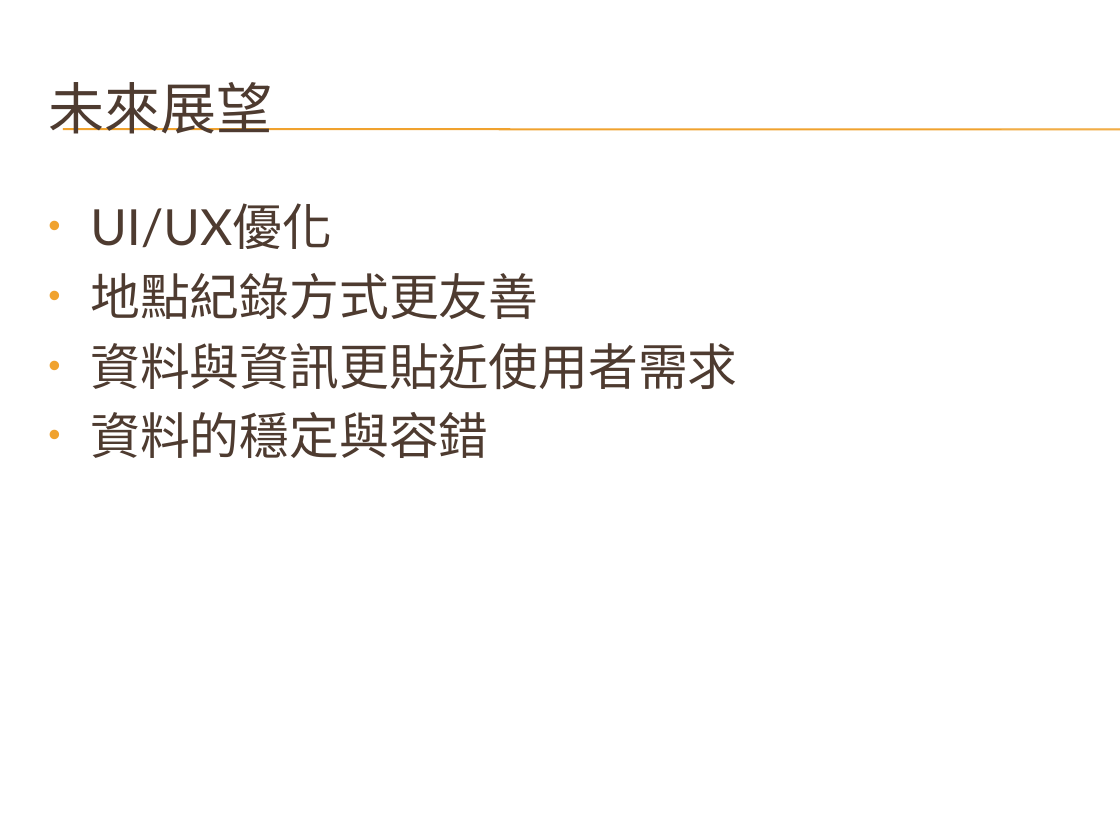
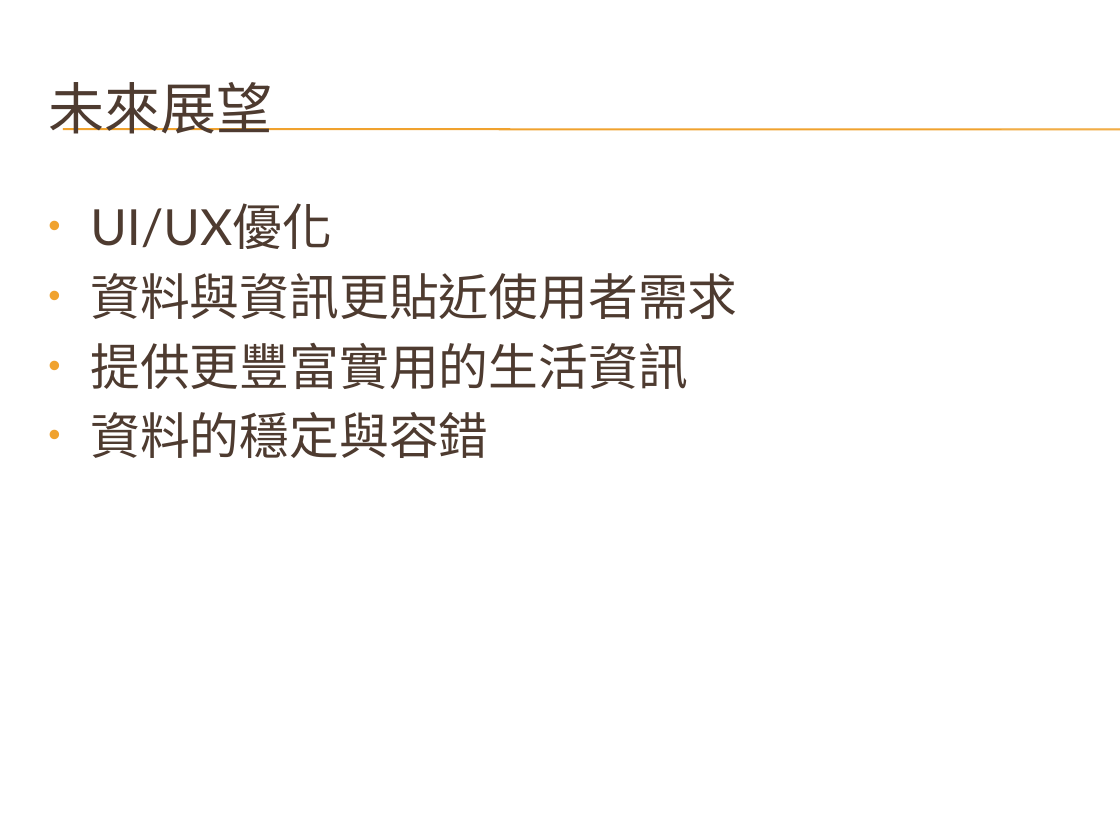
Before and after one commit to mjwade03/HtmlProject, a slide deck: slide 15 of HtmlProject/NodejsCompleteServer/Slide/天氣概況綜合資訊站 - 3rd stage.pptx (slide 12 before the commit). Drawn at 1120x840 pixels with LibreOffice and Linux fonts; fonts in the diff are those of the drawing; background and template pictures are left out. Boxes give left, top, right and bottom in pixels: in the first picture for what was removed or moved away, otherwise in the second. Text is boxed around its words. In the diff, an @@ line names an element or a change of style, - is before the commit and + after.

```diff
--- a/HtmlProject/NodejsCompleteServer/Slide/天氣概況綜合資訊站 - 3rd stage.pptx
+++ b/HtmlProject/NodejsCompleteServer/Slide/天氣概況綜合資訊站 - 3rd stage.pptx
@@ text at <box>90,273,538,319</box>: paragraph removed @@
-• 地點紀錄方式更友善
@@ text at <box>90,343,688,389</box>: paragraph added @@
+• 提供更豐富實用的生活資訊
```
Also in this commit, not shown: 8 other slides changed, 3 slides added, 3 other files.
